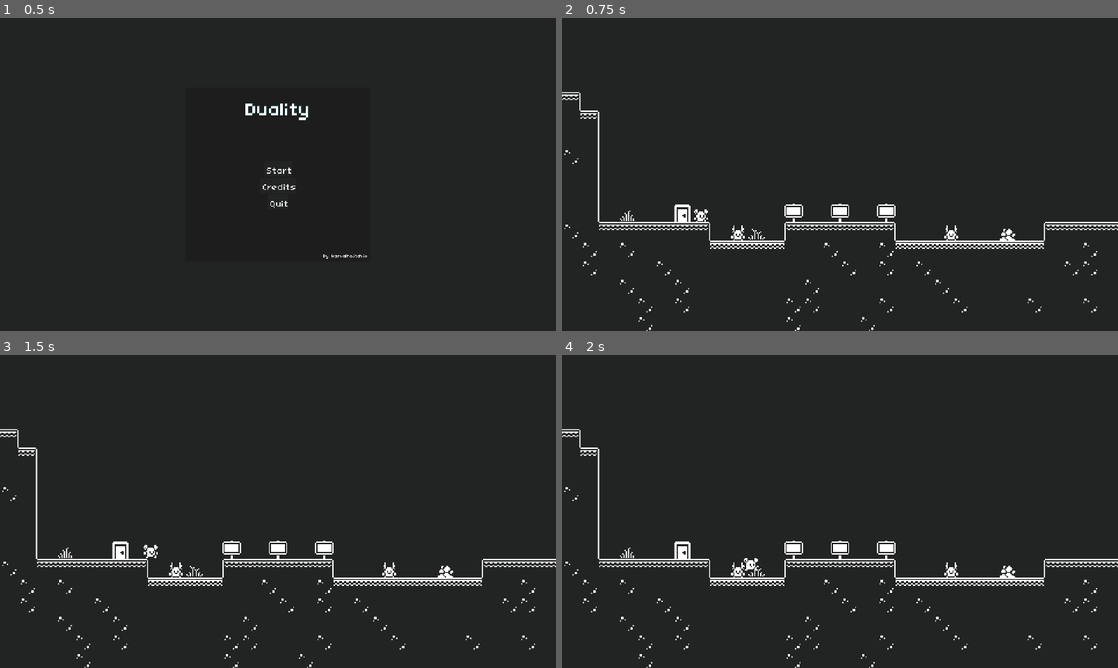
Above: before the commit, frames 1-4 (two rows, left to right).
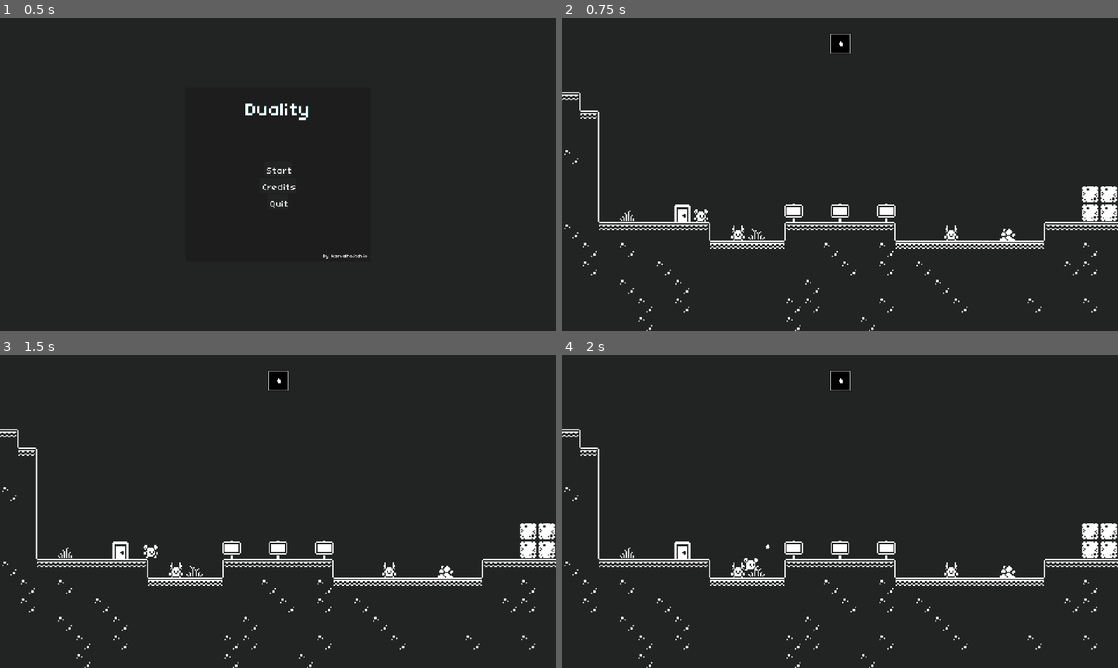
Above: after the commit, the same moments.

Repository: jrenato/duality
Game: Godot game, scene res://UI/main_menu.tscn
Same seed, same stepped clock (60 frames per second), same inputs: the game is played once before the commit and once after it.
Inputs:
- Up to frame 1 (0.5 s): no input
- Up to frame 2 (0.75 s): click "Start" at 0.5 s
- Up to frame 3 (1.5 s): tap Enter at 1.25 s; hold D (move_right) from 1.28 s (still down); tap E (interact) at 1.35 s
- Up to frame 4 (2 s): keep holding D (move_right); tap Space (jump) at 1.52 s; tap F (shoot) at 1.55 s

Frame 1 is identical in both runs. In frame 2, 0.8% of the frame differs, in the area x 48-100%, y 5-65%; in frame 3, 0.8%; in frame 4, 0.8%, in the area x 36-100%, y 5-65%.

Commit message:
Added projectiles and related objects

Diff:
--- a/Components/Resources/projectile.gd
+++ /dev/null
@@ -1,4 +0,0 @@
-extends Resource
-
-var name : String
-var damwge : float
--- a/Components/Resources/projectile.tres
+++ /dev/null
@@ -1,6 +0,0 @@
-[gd_resource type="Resource" load_steps=2 format=3 uid="uid://dtuibtfc305y1"]
-
-[ext_resource type="Script" path="res://Components/Resources/projectile.gd" id="1_71x72"]
-
-[resource]
-script = ExtResource("1_71x72")
--- /dev/null
+++ b/Components/Weapon/Projectiles/projectile_scene.gd
@@ -0,0 +1,51 @@
+extends Area2D
+class_name ProjectileScene
+
+var damage : float = 0
+var damage_type : String
+var reload_time : float = 0
+
+var speed : float = 0
+var direction : Vector2 = Vector2.ZERO
+var velocity : Vector2 = Vector2.ZERO
+var gravity_pull : Vector2 = Vector2.ZERO
+
+
+func _ready() -> void:
+	var visible_notififier : VisibleOnScreenNotifier2D = VisibleOnScreenNotifier2D.new()
+	add_child(visible_notififier)
+
+	visible_notififier.screen_exited.connect(_on_screen_exited)
+	area_entered.connect(_on_area_entered)
+	area_exited.connect(_on_area_exited)
+	body_entered.connect(_on_body_entered)
+	body_exited.connect(_on_body_exited)
+
+
+func _process(delta: float) -> void:
+	if direction != Vector2(0, 0) and speed > 0:
+		gravity_pull += gravity_direction * gravity * delta
+		velocity = (direction * speed) + gravity_pull
+		translate(velocity * delta)
+
+
+func _on_area_entered(area: Area2D) -> void:
+	pass
+
+
+func _on_area_exited(area: Area2D) -> void:
+	pass
+
+
+func _on_body_entered(body: Node2D) -> void:
+	if body.has_method("receive_damage"):
+		body.receive_damage(damage, damage_type)
+	queue_free()
+
+
+func _on_body_exited(body: Node2D) -> void:
+	pass
+
+
+func _on_screen_exited() -> void:
+	queue_free()
--- /dev/null
+++ b/Components/Weapon/Projectiles/rock_projectile.gd
@@ -0,0 +1,11 @@
+extends ProjectileScene
+
+@onready var sprite: Sprite2D = $Sprite2D
+
+func _ready() -> void:
+	super()
+	sprite.rotation = randf_range(0, TAU)
+
+
+func _process(delta: float) -> void:
+	super(delta)
--- /dev/null
+++ b/Components/Weapon/Projectiles/rock_projectile.tscn
@@ -0,0 +1,20 @@
+[gd_scene load_steps=4 format=3 uid="uid://i7slbi5lhfvu"]
+
+[ext_resource type="Script" path="res://Components/Weapon/Projectiles/rock_projectile.gd" id="1_mm75f"]
+[ext_resource type="Texture2D" uid="uid://gchd5erb0df1" path="res://Assets/new_spritesheet.png" id="1_npq3w"]
+
+[sub_resource type="CircleShape2D" id="CircleShape2D_nhdsa"]
+radius = 3.0
+
+[node name="RockProjectile" type="Area2D"]
+collision_layer = 0
+collision_mask = 4
+script = ExtResource("1_mm75f")
+
+[node name="Sprite2D" type="Sprite2D" parent="."]
+texture = ExtResource("1_npq3w")
+region_enabled = true
+region_rect = Rect2(325, 21, 7, 6)
+
+[node name="CollisionShape2D" type="CollisionShape2D" parent="."]
+shape = SubResource("CircleShape2D_nhdsa")
--- /dev/null
+++ b/Components/Weapon/Resources/projectile_info.gd
@@ -0,0 +1,12 @@
+extends Resource
+class_name ProjectileInfo
+
+@export var projectile_scene : PackedScene
+@export var projectile_icon : Texture
+
+@export var damage : float
+@export var reload_time : float
+@export_enum("Impact", "Piercing", "Fire", "Ice", "Poison") var damage_type: String = "Impact"
+
+@export var speed : float
+@export var gravity : float
--- /dev/null
+++ b/Components/Weapon/Resources/rock_info.tres
@@ -0,0 +1,19 @@
+[gd_resource type="Resource" script_class="ProjectileInfo" load_steps=5 format=3 uid="uid://cbyx3w2otjtew"]
+
+[ext_resource type="Texture2D" uid="uid://gchd5erb0df1" path="res://Assets/new_spritesheet.png" id="1_knvot"]
+[ext_resource type="PackedScene" uid="uid://i7slbi5lhfvu" path="res://Components/Weapon/Projectiles/rock_projectile.tscn" id="1_yg511"]
+[ext_resource type="Script" path="res://Components/Weapon/Resources/projectile_info.gd" id="2_6h47l"]
+
+[sub_resource type="AtlasTexture" id="AtlasTexture_gvm7b"]
+atlas = ExtResource("1_knvot")
+region = Rect2(320, 16, 16, 16)
+
+[resource]
+script = ExtResource("2_6h47l")
+projectile_scene = ExtResource("1_yg511")
+projectile_icon = SubResource("AtlasTexture_gvm7b")
+damage = 1.0
+reload_time = 1.0
+damage_type = "Impact"
+speed = 100.0
+gravity = 10.0
--- /dev/null
+++ b/Components/Weapon/UI/projectile_slot.gd
@@ -0,0 +1,4 @@
+extends MarginContainer
+class_name ProjectileSlot
+
+@onready var texture_rect: TextureRect = %TextureRect
--- /dev/null
+++ b/Components/Weapon/UI/projectile_slot.tscn
@@ -0,0 +1,33 @@
+[gd_scene load_steps=5 format=3 uid="uid://bp6qainb55yui"]
+
+[ext_resource type="Script" path="res://Components/Weapon/UI/projectile_slot.gd" id="1_6uteq"]
+[ext_resource type="Texture2D" uid="uid://gchd5erb0df1" path="res://Assets/new_spritesheet.png" id="1_ulwy3"]
+
+[sub_resource type="StyleBoxFlat" id="StyleBoxFlat_fm062"]
+bg_color = Color(0, 0, 0, 1)
+border_width_left = 2
+border_width_top = 2
+border_width_right = 2
+border_width_bottom = 2
+
+[sub_resource type="AtlasTexture" id="AtlasTexture_3tje3"]
+atlas = ExtResource("1_ulwy3")
+region = Rect2(320, 16, 16, 16)
+
+[node name="ProjectileSlot" type="MarginContainer"]
+theme_override_constants/margin_left = 2
+theme_override_constants/margin_top = 2
+theme_override_constants/margin_right = 2
+theme_override_constants/margin_bottom = 2
+script = ExtResource("1_6uteq")
+
+[node name="PanelContainer" type="PanelContainer" parent="."]
+custom_minimum_size = Vector2(68, 68)
+layout_mode = 2
+theme_override_styles/panel = SubResource("StyleBoxFlat_fm062")
+
+[node name="TextureRect" type="TextureRect" parent="PanelContainer"]
+unique_name_in_owner = true
+custom_minimum_size = Vector2(64, 64)
+layout_mode = 2
+texture = SubResource("AtlasTexture_3tje3")
--- /dev/null
+++ b/Components/Weapon/UI/weapon_screen.gd
@@ -0,0 +1,9 @@
+extends CanvasLayer
+class_name WeaponScreenScene
+
+@export var projectile_slot_scene : PackedScene
+@onready var projectiles_slots_container: HBoxContainer = %ProjectilesSlotsContainer
+
+
+func update_projectiles_slots(projectiles : Array[ProjectileInfo]) -> void:
+	pass
--- /dev/null
+++ b/Components/Weapon/UI/weapon_screen.tscn
@@ -0,0 +1,35 @@
+[gd_scene load_steps=3 format=3 uid="uid://d31o71auillxx"]
+
+[ext_resource type="Script" path="res://Components/Weapon/UI/weapon_screen.gd" id="1_8xfp2"]
+[ext_resource type="PackedScene" uid="uid://bp6qainb55yui" path="res://Components/Weapon/UI/projectile_slot.tscn" id="2_swm8m"]
+
+[node name="WeaponScreen" type="CanvasLayer"]
+script = ExtResource("1_8xfp2")
+projectile_slot_scene = ExtResource("2_swm8m")
+
+[node name="MarginContainer" type="MarginContainer" parent="."]
+anchors_preset = 5
+anchor_left = 0.5
+anchor_right = 0.5
+offset_left = -20.0
+offset_right = 20.0
+offset_bottom = 40.0
+grow_horizontal = 2
+theme_override_constants/margin_top = 50
+
+[node name="PanelContainer" type="PanelContainer" parent="MarginContainer"]
+layout_mode = 2
+
+[node name="MarginContainer" type="MarginContainer" parent="MarginContainer/PanelContainer"]
+layout_mode = 2
+theme_override_constants/margin_left = 2
+theme_override_constants/margin_top = 2
+theme_override_constants/margin_right = 2
+theme_override_constants/margin_bottom = 2
+
+[node name="ProjectilesSlotsContainer" type="HBoxContainer" parent="MarginContainer/PanelContainer/MarginContainer"]
+unique_name_in_owner = true
+layout_mode = 2
+
+[node name="ProjectilesSlot" parent="MarginContainer/PanelContainer/MarginContainer/ProjectilesSlotsContainer" instance=ExtResource("2_swm8m")]
+layout_mode = 2
--- a/Components/Weapon/weapon_component.gd
+++ b/Components/Weapon/weapon_component.gd
@@ -1 +1,34 @@
 extends Node
+class_name WeaponComponent
+
+@onready var projectiles: Node = %Projectiles
+@onready var weapon_screen: WeaponScreenScene = %WeaponScreen
+
+@export var spawn_position : Node2D
+@export var available_projectiles : Array[ProjectileInfo]
+@export var selected_projectile : int
+
+
+func add_projectile(projectile_info : ProjectileInfo) -> void:
+	if available_projectiles.size() == 0:
+		available_projectiles.append(projectile_info)
+		selected_projectile = 0
+	else:
+		available_projectiles[selected_projectile] = projectile_info
+	# weapon_screen.update_projectiles_slots(available_projectiles)
+
+
+func shoot(direction : Vector2) -> void:
+	if available_projectiles.size() >= selected_projectile + 1:
+		var projectile_info : ProjectileInfo = available_projectiles[selected_projectile]
+		var projectile_scene : PackedScene = projectile_info.projectile_scene
+		var projectile : ProjectileScene = projectile_scene.instantiate()
+
+		projectiles.add_child(projectile)
+
+		projectile.global_position = spawn_position.global_position
+		projectile.damage = projectile_info.damage
+		projectile.damage_type = projectile_info.damage_type
+		projectile.speed = projectile_info.speed
+		projectile.direction = direction
+		projectile.gravity = projectile_info.gravity
--- a/Components/Weapon/weapon_component.tscn
+++ b/Components/Weapon/weapon_component.tscn
@@ -1,6 +1,15 @@
-[gd_scene load_steps=2 format=3 uid="uid://c40nifgbj5d26"]
+[gd_scene load_steps=4 format=3 uid="uid://c40nifgbj5d26"]
 
 [ext_resource type="Script" path="res://Components/Weapon/weapon_component.gd" id="1_baxcr"]
+[ext_resource type="PackedScene" uid="uid://d31o71auillxx" path="res://Components/Weapon/UI/weapon_screen.tscn" id="2_6gsje"]
+[ext_resource type="Resource" uid="uid://cbyx3w2otjtew" path="res://Components/Weapon/Resources/rock_info.tres" id="2_cjq4n"]
 
 [node name="WeaponComponent" type="Node"]
 script = ExtResource("1_baxcr")
+available_projectiles = Array[Resource("res://Components/Weapon/Resources/projectile_info.gd")]([ExtResource("2_cjq4n")])
+
+[node name="WeaponScreen" parent="." instance=ExtResource("2_6gsje")]
+unique_name_in_owner = true
+
+[node name="Projectiles" type="Node" parent="."]
+unique_name_in_owner = true
--- a/Player/player.gd
+++ b/Player/player.gd
@@ -3,7 +3,9 @@
 
 @onready var animated_sprite : AnimatedSprite2D = $AnimatedSprite2D
 @onready var interaction_area : Area2D = %InteractionArea2D
+
 @onready var quest_log_component : QuestLogComponent = %QuestLogComponent
+@onready var weapon_component: WeaponComponent = %WeaponComponent
 
 var interactable_nearby : Area2D
 
@@ -35,7 +37,12 @@
 		if interactable_nearby and interactable_nearby.active:
 			if interactable_nearby.has_method("interact_with"):
 				interactable_nearby.interact_with(self)
-	if Input.is_action_just_pressed("toggle_log"):
+	elif Input.is_action_just_pressed("shoot"):
+		var direction : Vector2 = Vector2.RIGHT
+		if animated_sprite.flip_h:
+			direction = Vector2.LEFT
+		weapon_component.shoot(direction)
+	elif Input.is_action_just_pressed("toggle_log"):
 		quest_log_component.display_quest_log_screen()
 
 
--- a/Player/player.tscn
+++ b/Player/player.tscn
@@ -1,8 +1,9 @@
-[gd_scene load_steps=12 format=3 uid="uid://bxurph16m1826"]
+[gd_scene load_steps=13 format=3 uid="uid://bxurph16m1826"]
 
 [ext_resource type="Script" path="res://Player/player.gd" id="1_2a34q"]
 [ext_resource type="Texture2D" uid="uid://gchd5erb0df1" path="res://Assets/new_spritesheet.png" id="2_6q7im"]
 [ext_resource type="PackedScene" uid="uid://bdps56r6rpulg" path="res://Systems/Quest/Components/quest_log_component.tscn" id="3_4ikp0"]
+[ext_resource type="PackedScene" uid="uid://c40nifgbj5d26" path="res://Components/Weapon/weapon_component.tscn" id="3_uuams"]
 
 [sub_resource type="AtlasTexture" id="AtlasTexture_5681o"]
 atlas = ExtResource("2_6q7im")
@@ -77,6 +78,16 @@
 falling_gravity_multiplier = 1.1
 max_acceleration = 1000
 
+[node name="QuestLogComponent" parent="." instance=ExtResource("3_4ikp0")]
+unique_name_in_owner = true
+
+[node name="WeaponComponent" parent="." node_paths=PackedStringArray("spawn_position") instance=ExtResource("3_uuams")]
+unique_name_in_owner = true
+spawn_position = NodePath("../ProjectileSpawn")
+
+[node name="ProjectileSpawn" type="Node2D" parent="."]
+position = Vector2(0, -6)
+
 [node name="AnimatedSprite2D" type="AnimatedSprite2D" parent="."]
 position = Vector2(0, -8)
 sprite_frames = SubResource("SpriteFrames_wxntt")
@@ -87,9 +98,6 @@
 position = Vector2(0, -6)
 shape = SubResource("CircleShape2D_l0uvb")
 
-[node name="QuestLogComponent" parent="." instance=ExtResource("3_4ikp0")]
-unique_name_in_owner = true
-
 [node name="InteractionArea2D" type="Area2D" parent="."]
 unique_name_in_owner = true
 
--- a/UI/main_menu.gd
+++ b/UI/main_menu.gd
@@ -5,7 +5,8 @@
 
 
 func _ready() -> void:
-	SoundPlayer.play_music(SoundPlayer.INTRO_MUSIC)
+	# SoundPlayer.play_music(SoundPlayer.INTRO_MUSIC)
+	pass
 
 
 func _on_start_button_pressed() -> void:
--- a/World/Items/rock_pile.gd
+++ b/World/Items/rock_pile.gd
@@ -12,7 +12,7 @@
 
 
 func interact_with(player : Player) -> void:
-	print("Picking rocks")
+	# print("Picking rocks")
 	Events.objective_updated.emit(objective_id, "interact", 1)
 
 
--- /dev/null
+++ b/World/Items/stone_block.gd
@@ -0,0 +1,9 @@
+extends StaticBody2D
+
+
+@export var objective_id: String
+
+
+func receive_damage(damage : float, damage_type : String):
+	Events.objective_updated.emit(objective_id, "kill", 1)
+	queue_free()
--- /dev/null
+++ b/World/Items/stone_block.tscn
@@ -0,0 +1,22 @@
+[gd_scene load_steps=4 format=3 uid="uid://hmdvo7qm2jh7"]
+
+[ext_resource type="Texture2D" uid="uid://gchd5erb0df1" path="res://Assets/new_spritesheet.png" id="1_64ul5"]
+[ext_resource type="Script" path="res://World/Items/stone_block.gd" id="1_maeie"]
+
+[sub_resource type="RectangleShape2D" id="RectangleShape2D_7ajuy"]
+size = Vector2(16, 16)
+
+[node name="StoneBlock" type="StaticBody2D"]
+collision_layer = 5
+script = ExtResource("1_maeie")
+objective_id = "break_stone_block"
+
+[node name="Sprite2D" type="Sprite2D" parent="."]
+position = Vector2(0, -8)
+texture = ExtResource("1_64ul5")
+region_enabled = true
+region_rect = Rect2(176, 48, 16, 16)
+
+[node name="CollisionShape2D" type="CollisionShape2D" parent="."]
+position = Vector2(0, -8)
+shape = SubResource("RectangleShape2D_7ajuy")
--- a/World/Levels/level01.tscn
+++ b/World/Levels/level01.tscn
@@ -11,6 +11,7 @@
 [ext_resource type="PackedScene" uid="uid://cm35j6jsq14nh" path="res://Characters/npc.tscn" id="10_gdi1d"]
 [ext_resource type="PackedScene" uid="uid://diuas2hefmfa1" path="res://World/Items/rock_pile.tscn" id="11_5si1o"]
 [ext_resource type="PackedScene" uid="uid://cqqkttfowjxod" path="res://World/Components/sign.tscn" id="11_uj0c6"]
+[ext_resource type="PackedScene" uid="uid://hmdvo7qm2jh7" path="res://World/Items/stone_block.tscn" id="12_6byl6"]
 
 [node name="Level" type="Node2D"]
 script = ExtResource("1_vtri3")
@@ -68,4 +69,22 @@
 [node name="RockPile" parent="." instance=ExtResource("11_5si1o")]
 position = Vector2(384, 192)
 
+[node name="StoneBlock" parent="." instance=ExtResource("12_6byl6")]
+position = Vector2(456, 176)
+
+[node name="StoneBlock2" parent="." instance=ExtResource("12_6byl6")]
+position = Vector2(472, 176)
+
+[node name="StoneBlock3" parent="." instance=ExtResource("12_6byl6")]
+position = Vector2(488, 176)
+
+[node name="StoneBlock4" parent="." instance=ExtResource("12_6byl6")]
+position = Vector2(456, 160)
+
+[node name="StoneBlock5" parent="." instance=ExtResource("12_6byl6")]
+position = Vector2(472, 160)
+
+[node name="StoneBlock6" parent="." instance=ExtResource("12_6byl6")]
+position = Vector2(488, 160)
+
 [connection signal="timeout" from="SpawnTimer" to="." method="_on_spawn_timer_timeout"]
--- a/World/Levels/tilemapblue.tres
+++ b/World/Levels/tilemapblue.tres
@@ -192,7 +192,7 @@
 14:4/0/physics_layer_0/angular_velocity = 0.0
 
 [resource]
-physics_layer_0/collision_layer = 2
+physics_layer_0/collision_layer = 6
 terrain_set_0/mode = 0
 terrain_set_0/terrain_0/name = "Grass"
 terrain_set_0/terrain_0/color = Color(0.215686, 0.592157, 0.25098, 1)
--- a/World/Levels/tilemapwhite.tres
+++ b/World/Levels/tilemapwhite.tres
@@ -207,7 +207,7 @@
 14:4/0/physics_layer_0/angular_velocity = 0.0
 
 [resource]
-physics_layer_0/collision_layer = 1
+physics_layer_0/collision_layer = 5
 terrain_set_0/mode = 0
 terrain_set_0/terrain_0/name = "Grass"
 terrain_set_0/terrain_0/color = Color(0.215686, 0.592157, 0.25098, 1)
Not shown: 1 places in World/Levels/level01.tscn that only renumber resources
